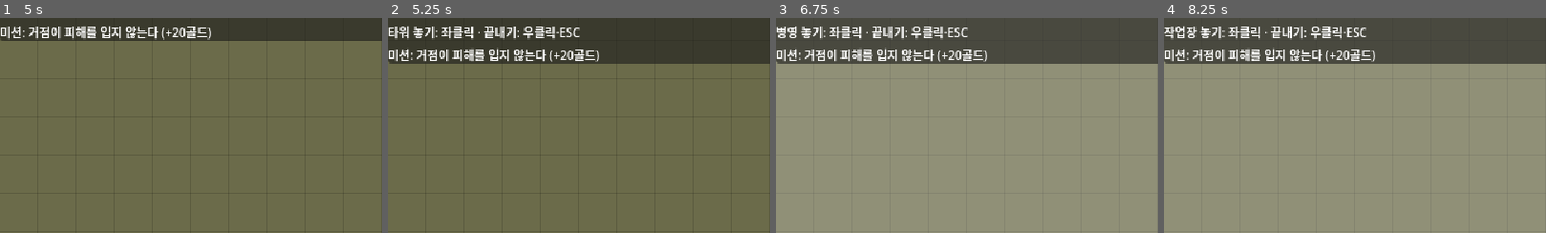
Above: before the commit, frames 1-4 (left to right).
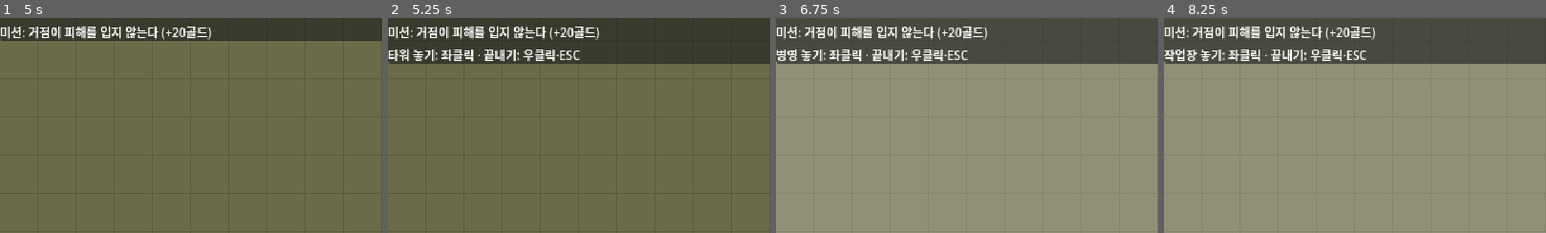
Above: after the commit, the same moments.

Repository: h102-log/td-proj
Game: Godot game, scene res://src/main.tscn
Two runs of this game, one before a commit and one after it. Both use one fixed random seed, a clock stepped at 60 frames per second and the inputs below.
Inputs (mouse positions are % of the whole screen's width and height, from its top left):
- Up to frame 1 (5 s): click "1라운드 시작 (Enter)" at 0.5 s; click "전투 시작 (Enter)" at 1.25 s; tap Enter (ui_accept) at 2, 2.27, 2.75, 3.5, 4.25 s; move the mouse to (72, 45) at 2.02 s; hold Right 2.03-2.75 s; tap Q at 2.1 s; click (72, 45) at 2.17 s; drag from (30, 55) to (45, 70) at 2.77 s; move the mouse to (60, 28) at 3.52 s; hold Right 3.53-4.25 s; tap R at 3.6 s; drag from (45, 70) to (20, 35) at 4.27 s
- Up to frame 2 (5.25 s): move the mouse to (80, 65) at 5.02 s; hold A from 5.03 s (still down); tap 2 at 5.1 s
- Up to frame 3 (6.75 s): tap Enter (ui_accept) at 5.27, 5.75, 6.5 s; release A at 5.75 s; drag from (20, 35) to (35, 25) at 5.77 s; move the mouse to (55, 50) at 6.52 s; hold S from 6.53 s (still down); tap 4 at 6.6 s; click (55, 50) at 6.67 s
- Up to frame 4 (8.25 s): release S at 7.25 s; drag from (35, 25) to (30, 55) at 7.27 s; move the mouse to (72, 45) at 8.02 s; hold W from 8.03 s (still down); tap 6 at 8.1 s
The pictures show only the part of the screen within x 0-50%, y 21-71%; the shares and areas given below are measured in that part.

Frame 1 is identical in both runs. In frame 2, 3.9% of the frame differs, in the area x 0-56%, y 3-21%; in frame 3, 3.8%; in frame 4, 3.6%.

Commit message:
화면 확인에서 찾은 결함을 고친다 — 요새화는 이동 지시로만 풀린다(S151·I147, EV302 승인 대기), 조준 안내 줄·버튼 너비·부채꼴 미리보기·마나 막대 (WBS 3.10)
원격 화면 확인(관찰 하네스, insights/2026-10-18_hero_redesign.md §12)에서 찾은 결함을 사용자 결정대로 고친다.

- 요새화: SPEC S151·I147이 기획서 원문 «이동 지시를 받으면 풀린다»보다 좁은
  «0.1칸 넘게 움직이면 풀린다»여서, 다가오는 적을 쫓는 움직임(S141)에 풀려 적 여섯 가운데
  둘만 붙잡았다. 원문대로 이동 지시(걸어갈 길)로만 풀리고, 쓰러졌다 돌아오면 시간을 새로 센다.
  쓰지 않게 된 Unit.post를 지운다. 새 평가 EV302(승인 대기)는 옛 규칙에서
  «붙잡음 2 · 지나감 4 · 요새화 끊김»으로 실패하고 새 규칙에서 통과한다.
- HUD: 조준·놓기 안내 줄을 영웅 줄 아래로 옮겨 스킬 버튼이 밀리지 않게 하고,
  이름·마나 칸과 스킬 버튼 너비를 가장 긴 글자 기준으로 고정한다.
- 화면: 바스티온 Q 조준 미리보기를 부채꼴로 그리고, 마나 막대를 적 다음에 그린다.
- SPEC §3.1 줄 번호를 고친 세 파일 기준으로 옮겼다(고치기 전후 줄 대응). S146·S147·S151·I147·I151에
  새 줄을 더했다.
- WBS 4.1f(장판 색 비슷한 쌍, 즉시 스킬 흔적)·4.1g(HUD 넓이 38% → 47~59%) 행에 적었다. 줄은 늘리지 않았다.

테스트: 293 passed, 1 failed(EV174, 기각 항목, 예상대로).

Co-Authored-By: Claude Opus 5.5 <noreply@anthropic.com>
Claude-Session: https://claude.ai/code/session_01DsNXLNbNdFuPyvd4BUjcX6

Diff:
--- a/src/sim/battle.gd
+++ b/src/sim/battle.gd
@@ -168,8 +168,7 @@
 	var charged := false  # 이그니스 패시브: 다음 Q·W·E가 커진다
 	var mark = null  # 실비아 패시브: 직전에 친 적(S153)
 	var stacks := 0  # 실비아 패시브 중첩
-	var still := 0.0  # 바스티온 패시브: 자리를 지킨 시간(초, S151)
-	var post := Vector2()  # 자리를 지키기 시작한 곳
+	var still := 0.0  # 바스티온 패시브: 이동 지시 없이 지난 시간(초, S151, I147)
 	var fort := false  # 요새화
 	var brace := 0.0  # 바스티온 E: 남은 시간(초). 0보다 크면 태세 중이다
 	var braced := 0.0  # 태세 동안 들어온 피해(줄이기 전 값)
@@ -401,6 +400,7 @@
 	h.mana = h.max_mana if fresh else 0.0
 	h.order = null
 	h.pos = Vector2(h.home)
+	h.still = 0.0  # 요새화 시간도 새로 센다(I147)
 	h.on_wall = false
 	h.path.clear()
 	h.after.clear()
@@ -2160,11 +2160,11 @@
 		_fx(foe, "bastion_p_stun", {"stun": true}, u.passive.stun)
 	_bless(u, at)
 
-# 바스티온 패시브 요새화(S151, I147): still초 동안 0.1칸 넘게 움직이지 않으면 요새화. 받는 피해 감소, 블록 수 +3. 움직이면 풀린다
+# 바스티온 패시브 요새화(S151, I147): 이동 지시 없이 still초가 지나면 요새화. 받는 피해 감소, 블록 수 +3. 이동 지시를 받으면 풀린다.
+# 적을 쫓거나(S141) 밀려서 움직인 것은 이동 지시가 아니다(기획서 원문). 걸어갈 길(path·after)은 이동 지시로만 생긴다
 func _fortify(h: Unit, dt: float) -> void:
-	if h.pos.distance_to(h.post) > 0.1 or not h.path.is_empty():
+	if not (h.path.is_empty() and h.after.is_empty()):
 		h.still = 0.0
-		h.post = h.pos
 	else:
 		h.still += dt
 	h.fort = h.still >= h.passive.still
--- a/src/ui/battle_view.gd
+++ b/src/ui/battle_view.gd
@@ -110,10 +110,6 @@
 			if on:
 				draw_arc(at, CELL * (u.radius + ring), 0.0, TAU, 24, MARKS[key], 1.0)
 				ring += 0.15
-		if u.is_hero and u.alive:  # 마나 막대(S146): 영웅 발밑
-			var bar := Rect2(u.pos * CELL + Vector2(0, CELL), Vector2(CELL, 2))
-			draw_rect(bar, Color.BLACK)
-			draw_rect(Rect2(bar.position, Vector2(CELL * u.mana / u.max_mana, 2)), Color("4080ff"))
 	for e in battle.enemies:  # 비행 적은 아래에 그림자를 그린다(I81)
 		if e.flying:
 			draw_circle(_center(e.pos) + Vector2(0, CELL * 0.4), CELL * e.radius * 0.8, Color(0, 0, 0, 0.35))
@@ -123,6 +119,11 @@
 			if battle.effect(e, key) != null:
 				draw_arc(_center(e.pos), CELL * (e.radius + ring), 0.0, TAU, 24, MARKS[key], 1.0)
 				ring += 0.15
+	for u in battle.units:  # 마나 막대(S146): 영웅 발밑. 붙잡힌 적에 가리지 않게 적보다 나중에 그린다
+		if u.is_hero and u.alive:
+			var bar := Rect2(u.pos * CELL + Vector2(0, CELL), Vector2(CELL, 2))
+			draw_rect(bar, Color.BLACK)
+			draw_rect(Rect2(bar.position, Vector2(CELL * u.mana / u.max_mana, 2)), Color("4080ff"))
 	for h in battle.heroes:  # 쓰러진 영웅: 복귀할 때까지 쓰러진 자리에 그 영웅 색의 X(I130)
 		if not h.alive:
 			var c := _center(h.pos)
@@ -149,7 +150,7 @@
 	if controls.drag_rect.has_area():
 		draw_rect(controls.drag_rect, Color.WHITE, false, 1.0)
 
-# 조준 중(S147): 영웅 둘레에 시전 사거리, 커서에 범위(지점·범위), 영웅에서 커서 쪽으로 길이(방향), 에너지 성벽이 설 칸
+# 조준 중(S147): 영웅 둘레에 시전 사거리, 커서에 범위(지점·범위), 영웅에서 커서 쪽으로 길이(방향)나 부채꼴(바스티온 Q), 에너지 성벽이 설 칸
 func _aim_preview() -> void:
 	if controls.aiming == "" or not controls.aim_hero:
 		return
@@ -159,8 +160,14 @@
 	draw_arc(_center(h.pos), CELL * battle.CAST_RANGE, 0.0, TAU, 64, Color(1, 1, 1, 0.3), 1.0)
 	match sk.aim:
 		"dir":
-			var to: Vector2 = h.pos + battle._toward(h, at) * sk.get("radius", 40.0)  # 실비아 Q는 맵 끝까지
-			draw_line(_center(h.pos), _center(to), Color.WHITE, 1.0)
+			var d: Vector2 = battle._toward(h, at)
+			if sk.has("arc"):  # 바스티온 Q: 반경 radius·각도 arc의 부채꼴(S151)
+				var half := deg_to_rad(sk.arc) / 2.0
+				draw_arc(_center(h.pos), CELL * sk.radius, d.angle() - half, d.angle() + half, 24, Color.WHITE, 1.0)
+				for side in [-half, half]:
+					draw_line(_center(h.pos), _center(h.pos + d.rotated(side) * sk.radius), Color.WHITE, 1.0)
+			else:
+				draw_line(_center(h.pos), _center(h.pos + d * sk.get("radius", 40.0)), Color.WHITE, 1.0)  # 실비아 Q는 맵 끝까지
 		"point":
 			if sk.id == "bulwark":
 				var d: Vector2 = battle._toward(h, at)
--- a/src/ui/hud.gd
+++ b/src/ui/hud.gd
@@ -87,20 +87,22 @@
 	_start = _button(row, "전투 시작 (Enter)", _start_battle)
 	_mode = _button(row, "", controls.toggle_move_mode)
 	_hold = _button(row, "", controls.toggle_hold)
-	col.add_child(_hint)
 	col.add_child(_quest)
 	for i in battle.HIRE.lineup:
 		var line := HBoxContainer.new()
 		col.add_child(line)
 		var who := Label.new()
 		line.add_child(who)
+		_fix_width(who, "F3 세라피나 — 마나 200")
 		var buttons := {}
 		for slot in battle.SLOTS:
 			var sb := _button(line, "", func(): controls.skill_for(battle.heroes[i] if i < battle.heroes.size() else null, slot))
 			sb.gui_input.connect(func(e): _auto_click(e, i, slot))
+			_fix_width(sb, "Q 마나 200 자동")
 			buttons[slot] = sb
 		_hero_rows.append([line, who, buttons])
 	col.add_child(_heroes)
+	col.add_child(_hint)  # 영웅 줄 아래. 조준·놓기 안내가 뜨고 질 때 스킬 버튼이 밀리지 않게
 	# 윗변과 너비를 고정해 아래로만 자란다. 영입·리롤·내보내기로 줄이 바뀌어도 위의 버튼이 움직이지 않게(I136)
 	_result.set_anchors_preset(Control.PRESET_CENTER_TOP)
 	_result.grow_horizontal = Control.GROW_DIRECTION_BOTH
@@ -257,6 +259,13 @@
 	var at: Vector2 = get_viewport().get_canvas_transform() * controls.sell_at + Vector2(6, 6)
 	_popup.position = at.clamp(Vector2.ZERO, get_viewport().get_visible_rect().size - _popup.size)
 
+# 가장 긴 글자(sample)가 들어가는 너비로 고정한다. 마나 숫자·칸 상태 글자가 바뀌어도 뒤 버튼이 옆으로 움직이지 않게(I151)
+func _fix_width(c, sample: String) -> void:  # c: Label·Button
+	var text: String = c.text
+	c.text = sample
+	c.custom_minimum_size.x = c.get_minimum_size().x
+	c.text = text
+
 # 키보드 포커스를 받지 않는다. 받으면 Enter·Space가 맵 대신 마지막에 누른 버튼을 누른다
 func _button(parent: Control, text: String, on_press: Callable) -> Button:
 	var b := Button.new()
--- a/tests/eval/gd/kits.gd
+++ b/tests/eval/gd/kits.gd
@@ -943,3 +943,25 @@
 	var held4 := many.filter(func(e): return e.engaged == bh)
 	return check(held.size() == 1 and gone.size() == 2 and bh.block == 4 and held4.size() == 4,
 		"용병이 붙잡음 %d(1) · 지나감 %d(2) · 요새화 블록 %d · 바스티온이 붙잡음 %d(4)" % [held.size(), gone.size(), bh.block, held4.size()])
+
+# EV302 · S151: 요새화는 이동 지시로만 풀린다(I147). 요새화한 바스티온은 멀리서 걸어오는 적을 쫓아 움직여도(S141) 요새화가 이어져
+# 적 여섯 가운데 넷을 붙잡고 둘은 지나간다(EV301은 적이 바로 옆에서 나와 쫓기 전에 붙잡혔다)
+func ev302():
+	var k = _kit([["bastion", Vector2i(12, 10)]], {"base": Vector2i(2, 10), "spawns": [Vector2i(29, 10)]})
+	var bh = k.hero
+	_quiet(k)
+	_start(k)
+	run(k, bh.passive.still + 0.3)
+	var p0: Vector2 = bh.pos
+	var many := []
+	for y in [7, 8, 9, 11, 12, 13]:  # 인식 범위(2.5칸) 밖에서 한 칸씩 벌려 선다
+		many.append(k.spawn_enemy("basic", Vector2i(20, y), {"hp": BIG}))
+	var seen := {"kept": true}  # 람다는 지역 변수를 값으로 가져가서 사전에 적는다
+	run(k, 6.0, func():
+		seen.kept = seen.kept and bh.fort
+		return false)
+	var held := many.filter(func(e): return e.engaged == bh)
+	var gone := many.filter(func(e): return e.pos.x < bh.pos.x - 1.0)
+	var moved: float = bh.pos.distance_to(p0)
+	return check(moved > 0.1 and seen.kept and bh.block == 4 and held.size() == 4 and gone.size() == 2,
+		"쫓아 움직임 %.2f칸 · 요새화 이어짐 %s · 블록 %d · 붙잡음 %d(4) · 지나감 %d(2)" % [moved, seen.kept, bh.block, held.size(), gone.size()])
Not shown, changed: EVAL.md
Not shown, changed: SPEC.md
Not shown, changed: WBS.md
Not shown, changed: insights/2026-10-18_hero_redesign.md
Not shown, changed: tests/eval/test_kits.py
